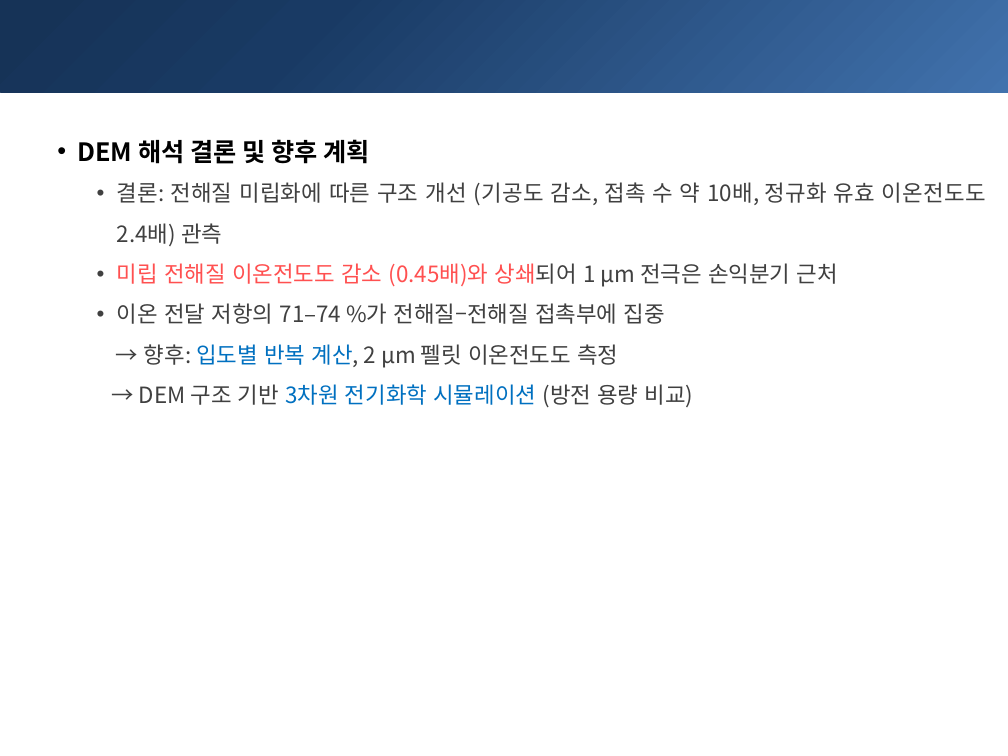
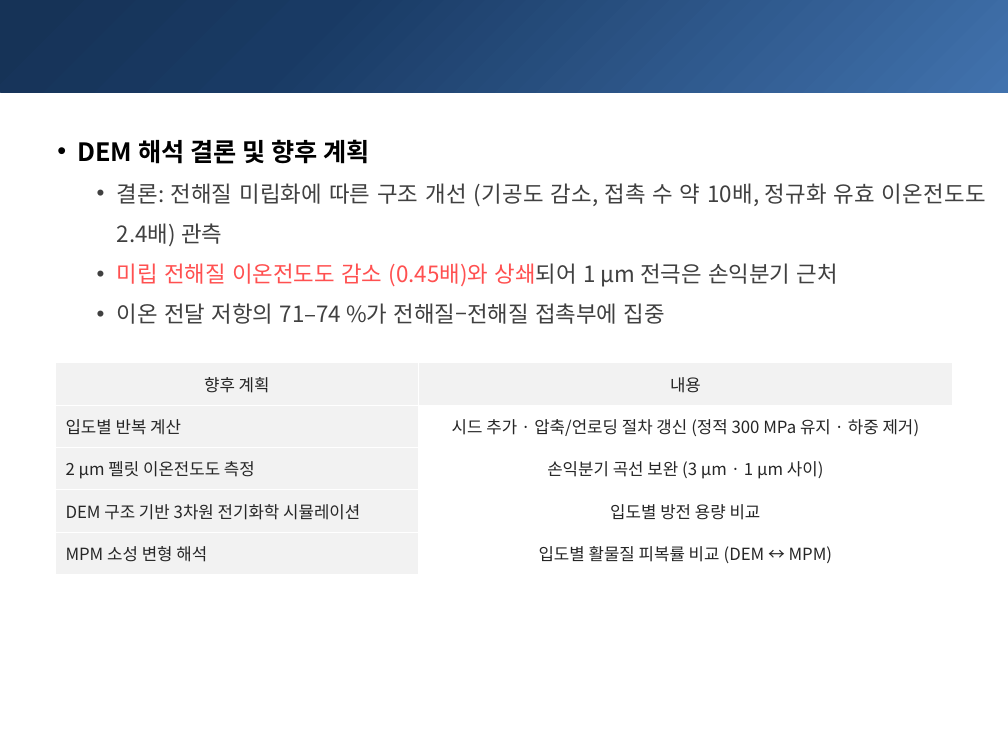
Before and after one commit to yonghoon7153-source/Yonghoon-DEM-DFT, a slide deck: slide 9 of docs/50kg/report_y4/meeting_20261104/kg50_meeting_dem8_20261104.pptx (slide 8 before the commit). Drawn at 1008x756 pixels with LibreOffice and Linux fonts; fonts in the diff are those of the drawing. Boxes give left, top, right and bottom in pixels: in the first picture for what was removed or moved away, otherwise in the second. Text is boxed around its words. In the diff, an @@ line names an element or a change of style, - is before the commit and + after.

```diff
--- a/docs/50kg/report_y4/meeting_20261104/kg50_meeting_dem8_20261104.pptx
+++ b/docs/50kg/report_y4/meeting_20261104/kg50_meeting_dem8_20261104.pptx
@@ text at (139, 344, 694, 407): paragraphs removed @@
-→ 향후: 입도별 반복 계산, 2 µm 펠릿 이온전도도 측정
-→ DEM 구조 기반 3차원 전기화학 시뮬레이션 (방전 용량 비교)
@@ table added at (55, 363, 953, 575), 5 rows, 2 columns @@
+향후 계획 | 내용
+입도별 반복 계산 | 시드 추가 · 압축/언로딩 절차 갱신 (정적 300 MPa 유지 · 하중 제거)
+2 µm 펠릿 이온전도도 측정 | 손익분기 곡선 보완 (3 µm · 1 µm 사이)
+DEM 구조 기반 3차원 전기화학 시뮬레이션 | 입도별 방전 용량 비교
+MPM 소성 변형 해석 | 입도별 활물질 피복률 비교 (DEM ↔ MPM)
```
Also in this commit, not shown: 2 other slides changed, 2 slides added, 30 other files.
